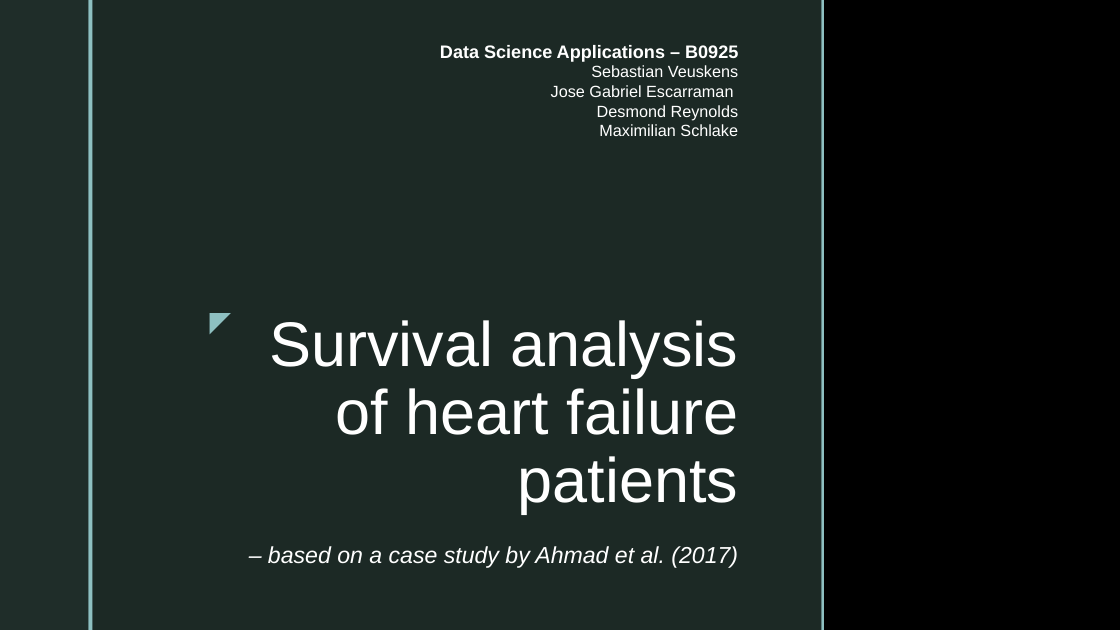
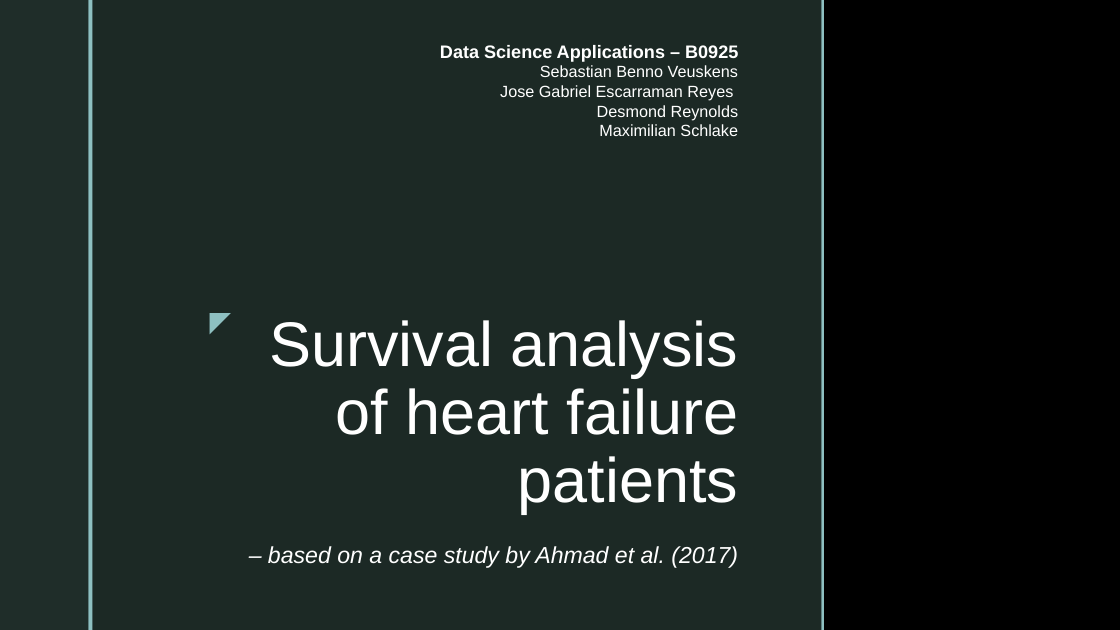
Before and after one commit to SebastianVeuskens/DSA-Project, a slide deck: slide 1 of presentation.pptx. Drawn at 1120x630 pixels with LibreOffice and Linux fonts; fonts in the diff are those of the drawing; background and template pictures are left out. Boxes give left, top, right and bottom in pixels: in the first picture for what was removed or moved away, otherwise in the second. Text is boxed around its words. In the diff, an @@ line names an element or a change of style, - is before the commit and + after.

```diff
--- a/presentation.pptx
+++ b/presentation.pptx
@@ subtitle at (x1=500, y1=65, x2=738, y2=101): text changed @@
-Sebastian Veuskens
-Jose Gabriel Escarraman
+Sebastian Benno Veuskens
+Jose Gabriel Escarraman Reyes
```
Also in this commit, not shown: 6 other slides changed, 4 slides added, 11 other files.
